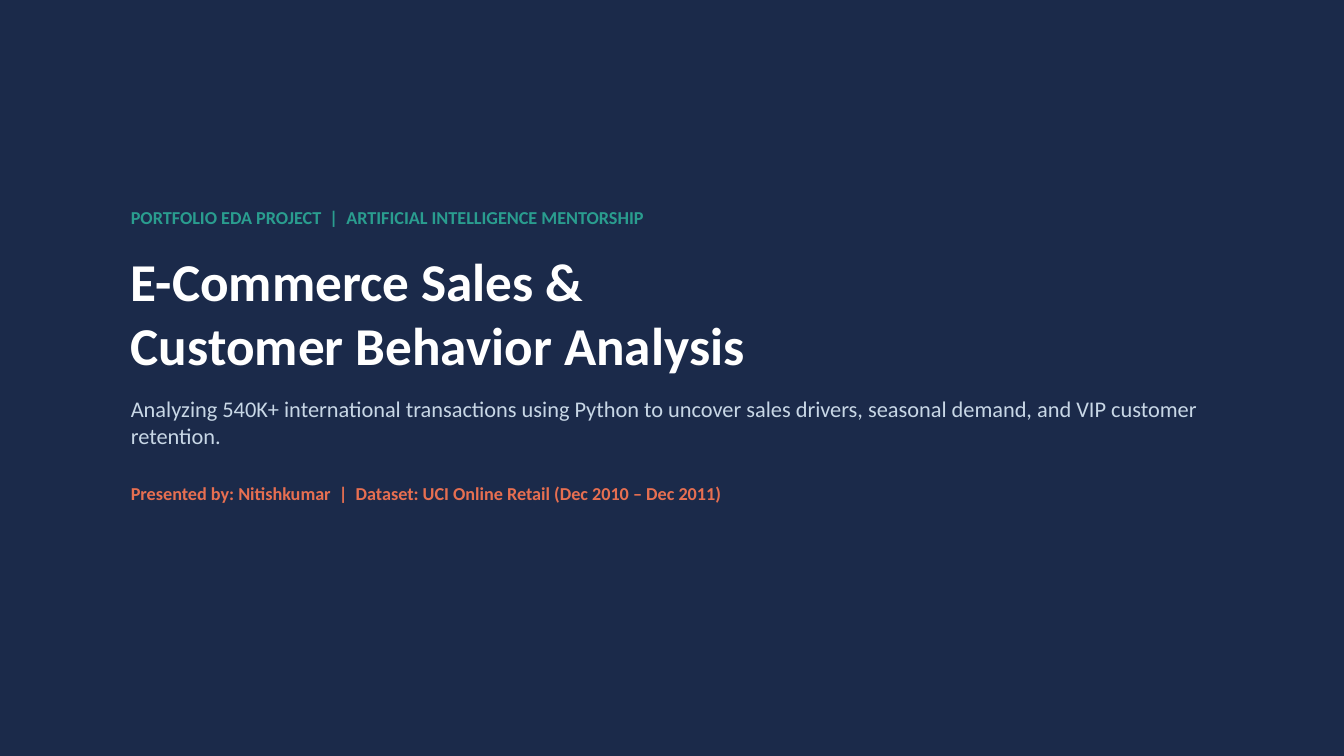
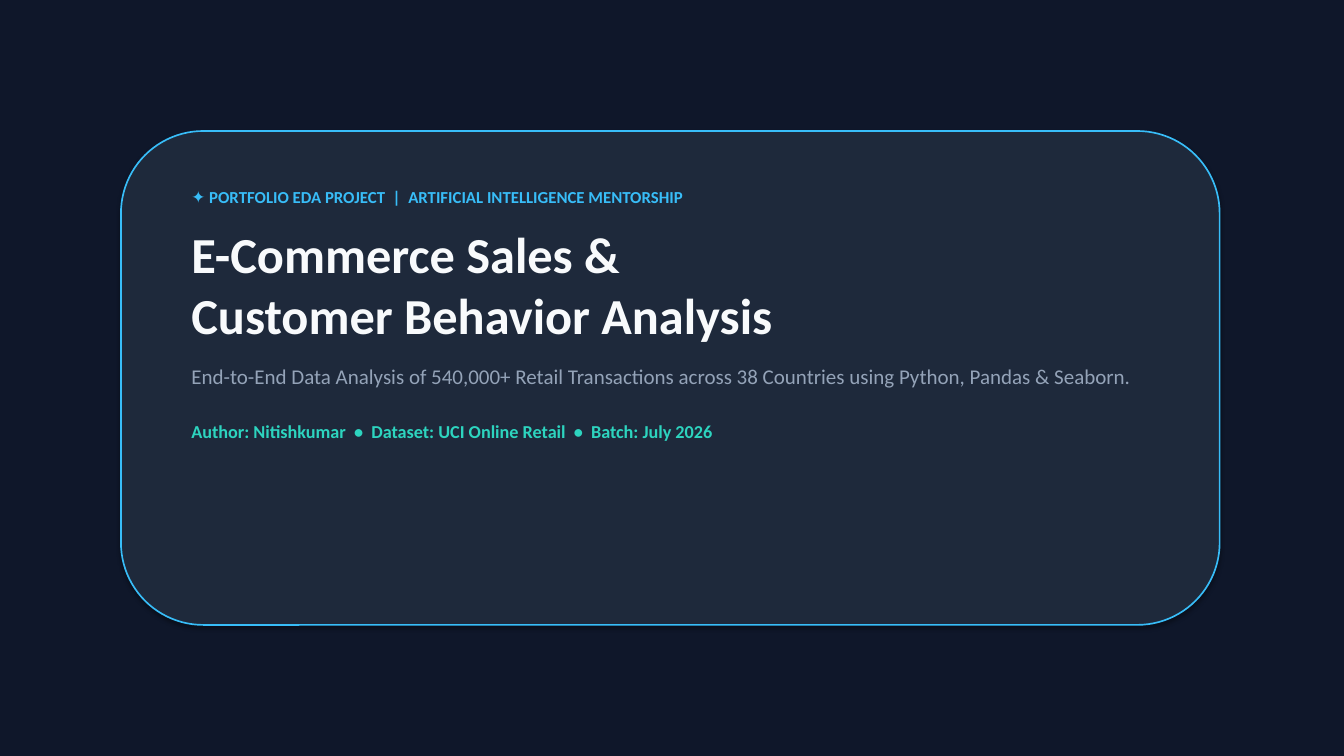
Before and after one commit to nitishkumarchimmanakatti-dev/ecommerce-sales-eda, a slide deck: slide 1 of 02_Presentation_Slides/Ecommerce_Sales_EDA_Presentation.pptx. Drawn at 1344x756 pixels with LibreOffice and Linux fonts; fonts in the diff are those of the drawing. Boxes give left, top, right and bottom in pixels: in the first picture for what was removed or moved away, otherwise in the second. Text is boxed around its words. In the diff, an @@ line names an element or a change of style, - is before the commit and + after.

Commit message:
Update presentation with realistic executive dark theme and high-res embedded charts

```diff
--- a/02_Presentation_Slides/Ecommerce_Sales_EDA_Presentation.pptx
+++ b/02_Presentation_Slides/Ecommerce_Sales_EDA_Presentation.pptx
@@ rectangle at (0,0,1344,756): fill #1B2A4A to #0F172A @@
@@ rounded rectangle added at (121,131,1220,625), fill #1E293B, outline #38BDF8 1.2 pt @@
@@ text "✦ PORTFOLIO EDA PROJECT | ...": place and size @@
-text "✦ PORTFOLIO EDA PROJECT | ..." at (131,212,1196,503)
+text "✦ PORTFOLIO EDA PROJECT | ..." at (191,192,1130,441)
@@ text at (209,192,682,203): text changed; size 13 to 12 pt; text colour #2A9D8F to #38BDF8 @@
-PORTFOLIO EDA PROJECT | ARTIFICIAL INTELLIGENCE MENTORSHIP
+✦ PORTFOLIO EDA PROJECT | ARTIFICIAL INTELLIGENCE MENTORSHIP
@@ text at (191,237,772,342): size 38 to 36 pt, text colour #FFFFFF to #F8FAFC in "E-Commerce Sales & Customer Behavior Analysis"; less space between paragraphs @@
@@ text at (191,369,1130,441): text changed; size 16 to 15 pt; text colour #C8D7E6 to #94A3B8 @@
-Analyzing 540K+ international transactions using Python to uncover sales drivers, seasonal demand, and VIP customer retention.
-Presented by: Nitishkumar | Dataset: UCI Online Retail (Dec 2010 – Dec 2011)
+End-to-End Data Analysis of 540,000+ Retail Transactions across 38 Countries using Python, Pandas & Seaborn.
+Author: Nitishkumar • Dataset: UCI Online Retail • Batch: July 2026
```
Also in this commit, not shown: 5 other slides changed, 1 slide added, 1 slide removed, 4 other files.
